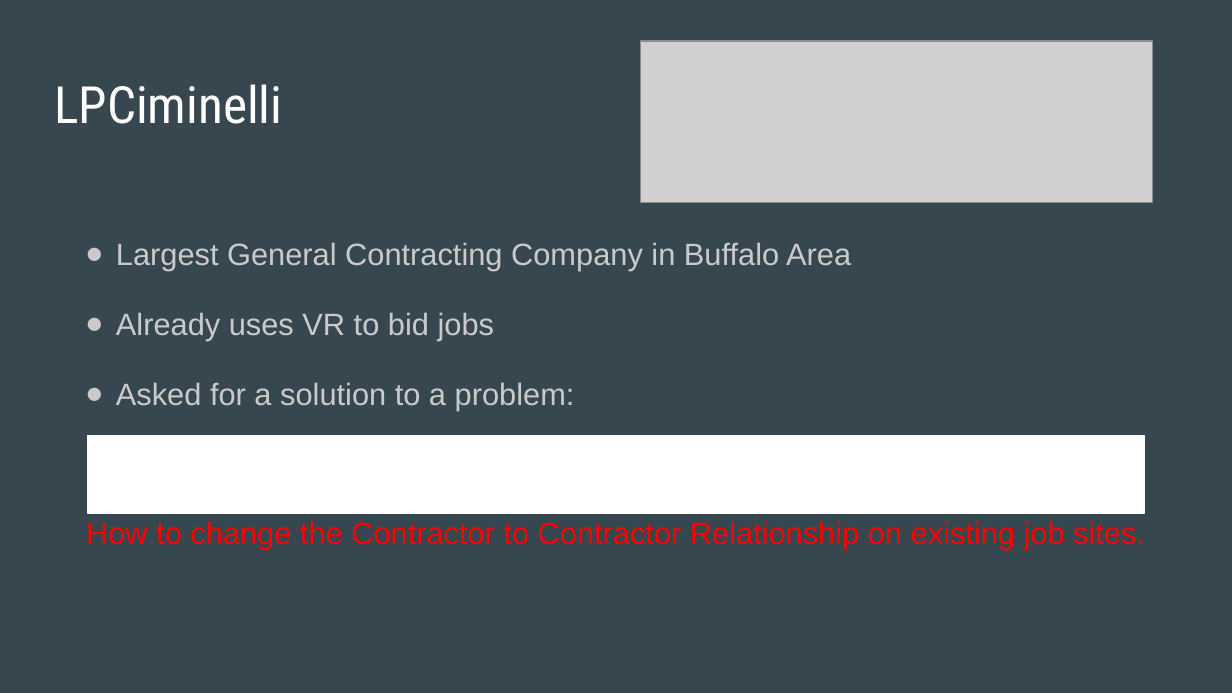
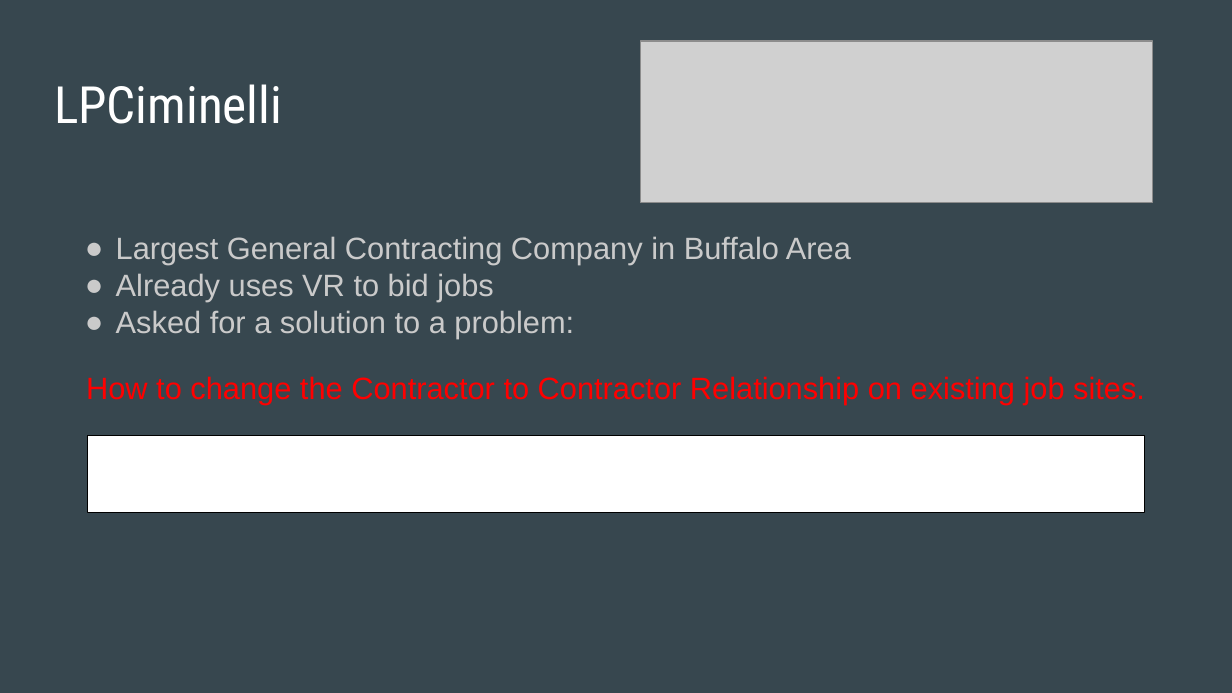
Before and after one commit to vcheng3/vcheng3.github.io, a slide deck: slide 3 of documents/presentation.pptx. Drawn at 1232x693 pixels with LibreOffice and Linux fonts; fonts in the diff are those of the drawing; grey boxes stand for pictures. Boxes give left, top, right and bottom in pixels: in the first picture for what was removed or moved away, otherwise in the second. Text is boxed around its words. In the diff, an @@ line names an element or a change of style, - is before the commit and + after.

```diff
--- a/documents/presentation.pptx
+++ b/documents/presentation.pptx
@@ text "Largest General Contracting Company in ..." at bbox=[86, 236, 1145, 405]: line spacing 1.15 to 1; less space between paragraphs @@
@@ rectangle at bbox=[87, 436, 1145, 514]: outline #FFFFFF 0.75 pt to #000000 0.74 pt @@
```
Also in this commit, not shown: 15 other slides changed, 6 other files.
